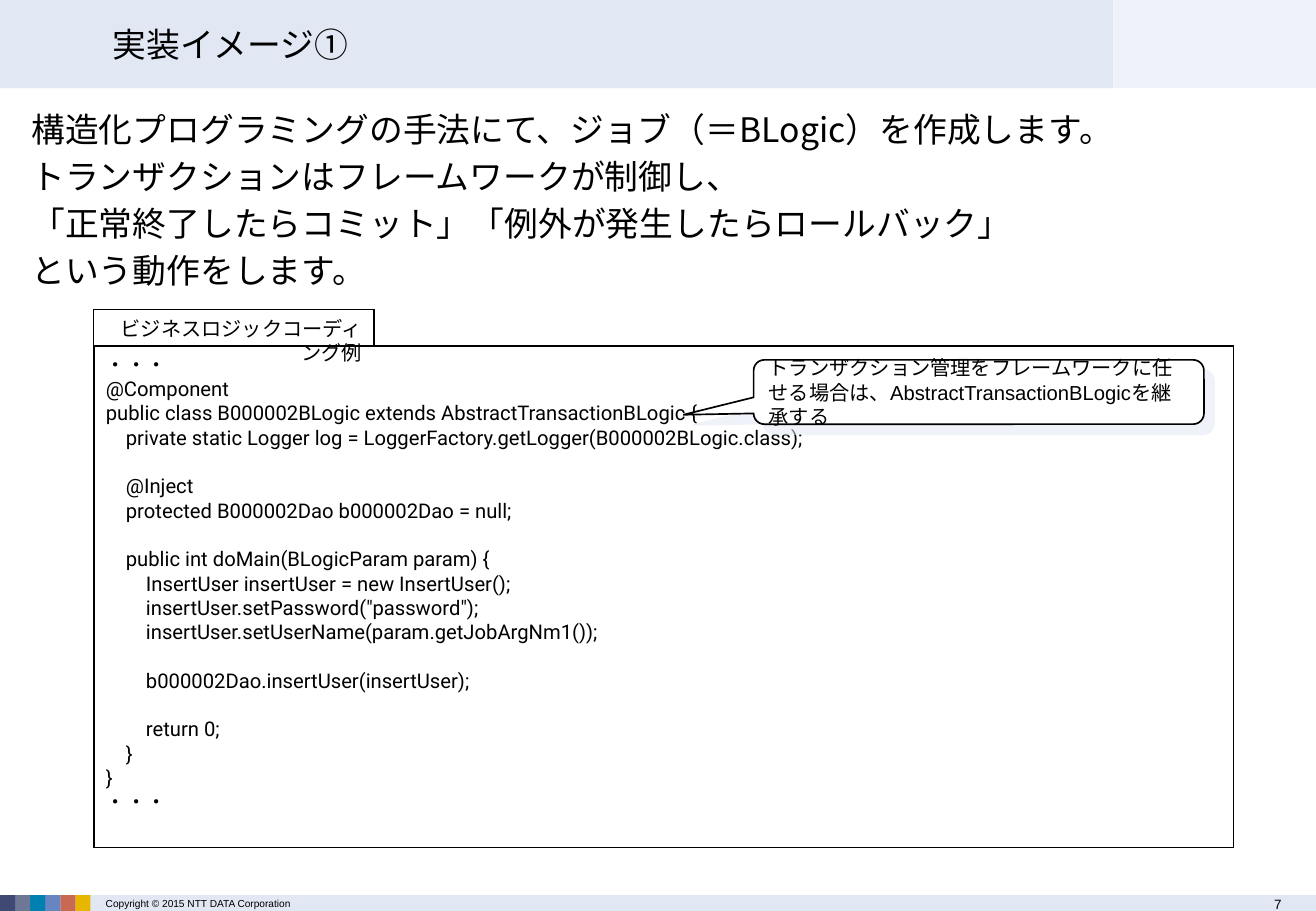
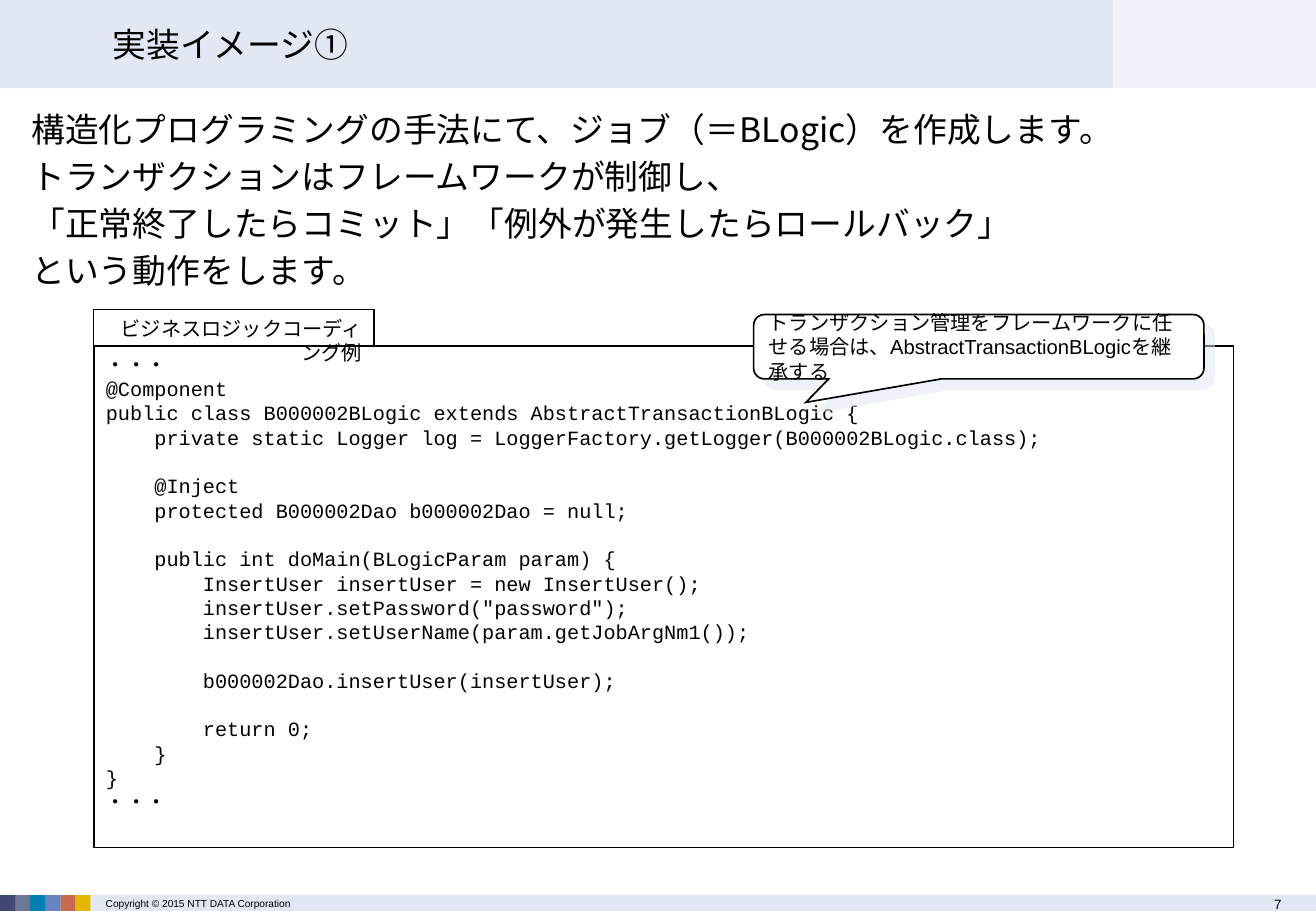
Before and after one commit to terasoluna-batch/terasoluna-doc, a slide deck: slide 7 of architecture/TERASOLUNA Batch Framework for Java Version 3.x 説明資料.pptx. Drawn at 1316x911 pixels with LibreOffice and Linux fonts; fonts in the diff are those of the drawing; background and template pictures are left out. Boxes give left, top, right and bottom in pixels: in the first picture for what was removed or moved away, otherwise in the second. Text is boxed around its words. In the diff, an @@ line names an element or a change of style, - is before the commit and + after.

Commit message:
#22 unifyf char font in source code

```diff
--- a/architecture/TERASOLUNA Batch Framework for Java Version 3.x 説明資料.pptx
+++ b/architecture/TERASOLUNA Batch Framework for Java Version 3.x 説明資料.pptx
@@ rounded speech box "トランザクション管理をフレームワークに任せる場合は、AbstractTransactionBLogicを継承する": place and size @@
-rounded speech box "トランザクション管理をフレームワークに任せる場合は、AbstractTransactionBLogicを継承する" at [753, 360, 1204, 424]
+rounded speech box "トランザクション管理をフレームワークに任せる場合は、AbstractTransactionBLogicを継承する" at [753, 315, 1204, 379]
@@ rounded speech box "トランザクション管理をフレームワークに任せる場合は、AbstractTransactionBLogicを継承する" at [753, 315, 1204, 379]: proportions changed @@
@@ text in rectangle at [106, 382, 1040, 740]: font Roboto to Courier New @@
```
Also in this commit, not shown: 7 other slides changed, 1 slide added, 1 slide removed.
